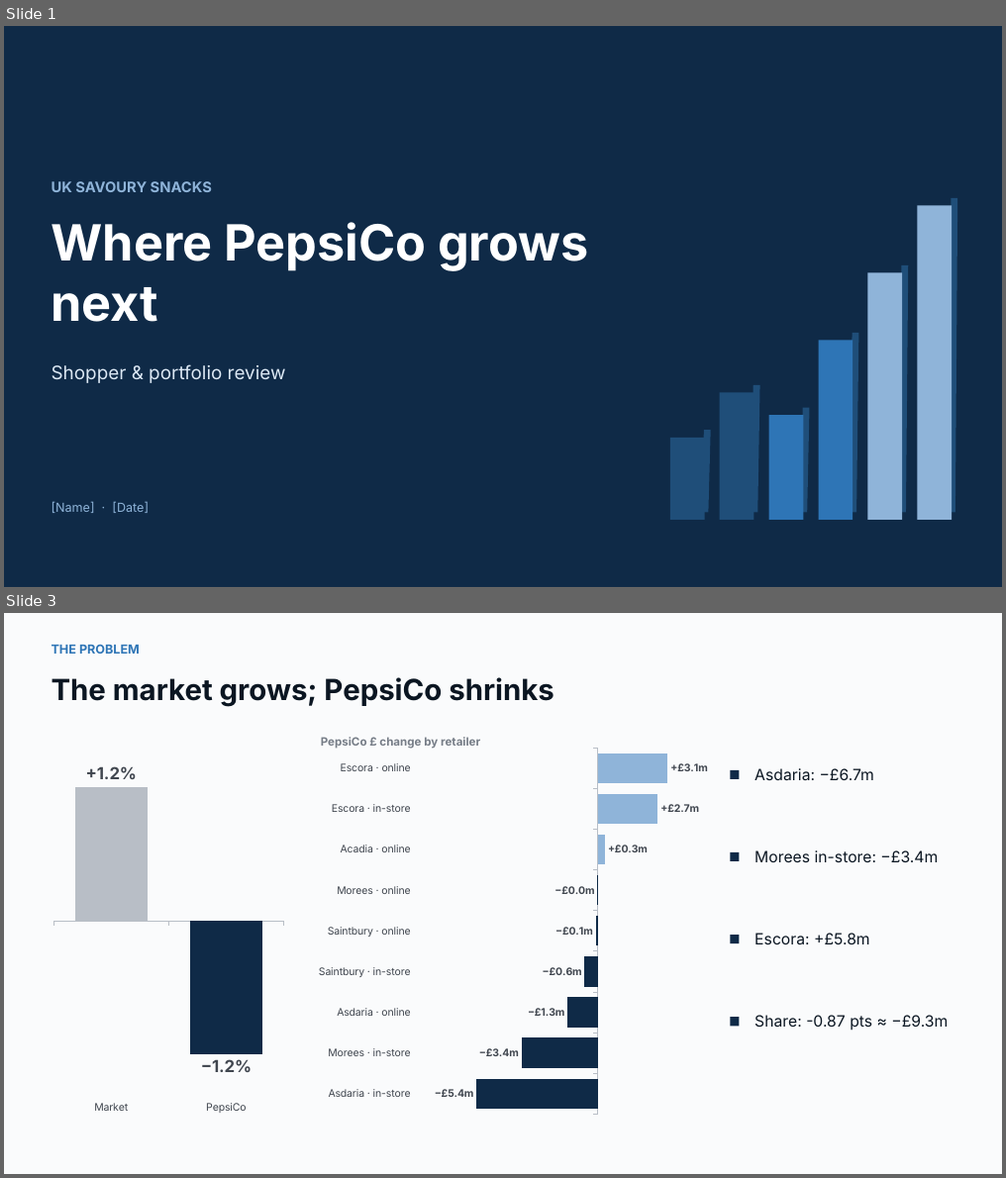
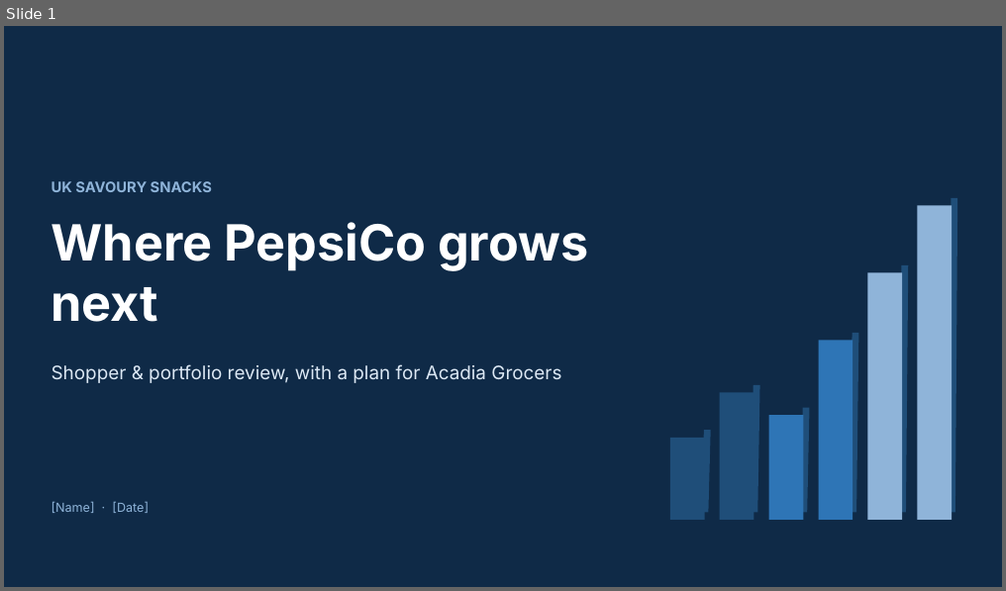
Before and after one commit to harshjunekumar/test-sample, a slide deck: pepsico_savoury_case/UK_Savoury_Growth_Story.pptx. Shown one above the other, each under a label of ours: slides 1 and 3 before the commit, slide 1 after it; the slides between them are not shown. The pictures are 1006x1178 and 1006x591 pixels, drawn with LibreOffice and Linux fonts; fonts in the diff are those of the drawing. Boxes give left, top, right and bottom in pixels: in the first picture for what was removed or moved away, otherwise in the second. Text is boxed around its words. In the diff, an @@ line names an element or a change of style, - is before the commit and + after.

```diff
--- a/pepsico_savoury_case/UK_Savoury_Growth_Story.pptx
+++ b/pepsico_savoury_case/UK_Savoury_Growth_Story.pptx
@@ slide 3 removed at bbox=[4, 613, 1002, 1174], background #FFFFFF @@
@@ rectangle removed at bbox=[4, 613, 1002, 1174] @@
@@ text removed at bbox=[52, 645, 140, 654] @@
-THE PROBLEM
@@ text removed at bbox=[52, 677, 554, 707] @@
-The market grows; PepsiCo shrinks
@@ column chart removed at bbox=[49, 741, 288, 1122] @@
-categories: Market, PepsiCo
-Series 1: 0.012, -0.012
@@ bar chart removed at bbox=[311, 741, 708, 1122] @@
-categories: Asdaria · in-store, Morees · in-store, Asdaria · online, Saintbury · in-store, Saintbury · online, Morees · online, Acadia · online, Escora · in-store, Escora · online
-Series 1: -5.4, -3.4, -1.3, -0.6, -0.1, 0, 0.3, 2.7, 3.1
@@ text removed at bbox=[321, 737, 480, 749] @@
-PepsiCo £ change by retailer
@@ rectangle removed at bbox=[731, 770, 740, 779] @@
@@ text removed at bbox=[754, 768, 874, 780] @@
-Asdaria: −£6.7m
@@ rectangle removed at bbox=[731, 853, 740, 861] @@
@@ text removed at bbox=[754, 851, 938, 862] @@
-Morees in-store: −£3.4m
@@ rectangle removed at bbox=[731, 935, 740, 944] @@
@@ text removed at bbox=[754, 933, 870, 945] @@
-Escora: +£5.8m
@@ rectangle removed at bbox=[731, 1017, 740, 1026] @@
@@ text removed at bbox=[754, 1015, 947, 1031] @@
-Share: -0.87 pts ≈ −£9.3m
@@ slide 1 changed as well @@
@@ text at bbox=[52, 365, 561, 383]: text changed @@
-Shopper & portfolio review
+Shopper & portfolio review, with a plan for Acadia Grocers
```
Also in this commit, not shown: 10 other slides changed, 2 slides added, 1 other file.
